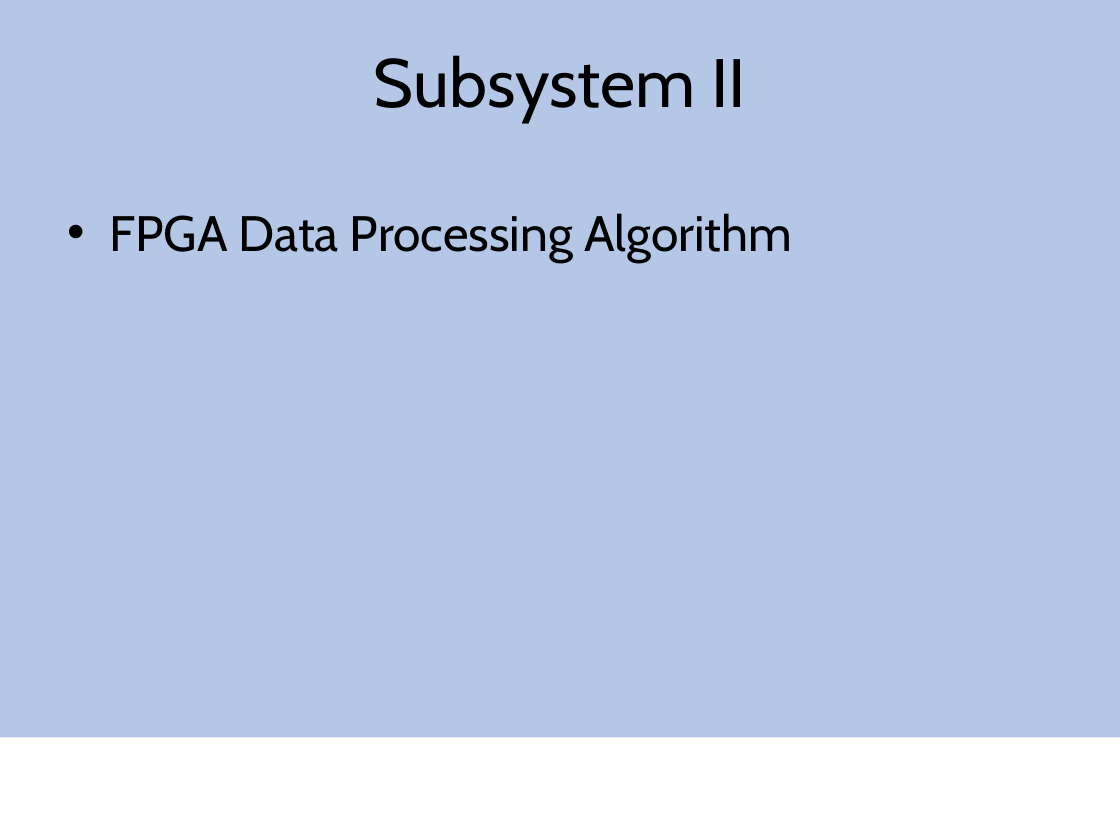
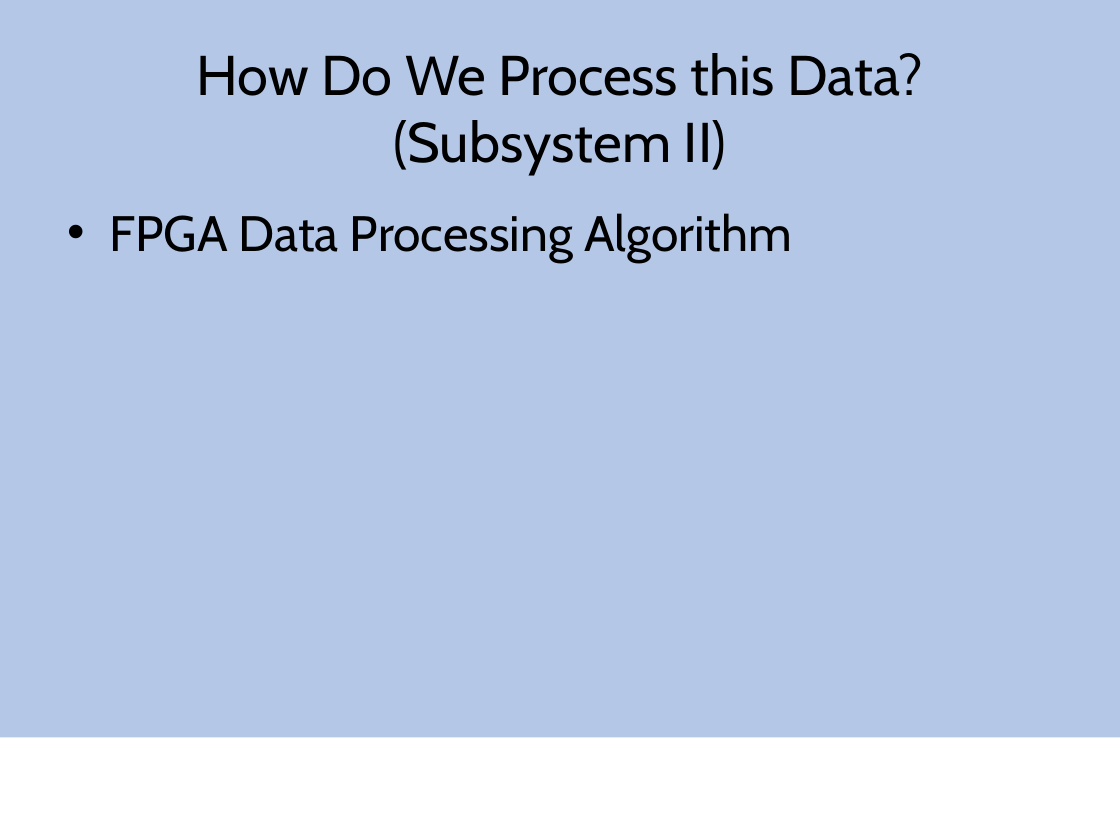
Before and after one commit to mec391/pulseox, a slide deck: slide 22 of capstone.pptx (slide 21 before the commit). Drawn at 1120x840 pixels with LibreOffice and Linux fonts; fonts in the diff are those of the drawing; background and template pictures are left out. Boxes give left, top, right and bottom in pixels: in the first picture for what was removed or moved away, otherwise in the second. Text is boxed around its words. In the diff, an @@ line names an element or a change of style, - is before the commit and + after.

```diff
--- a/capstone.pptx
+++ b/capstone.pptx
@@ title at (197,53,924,174): text changed; size 44 to 36 pt @@
-Subsystem II
+How Do We Process this Data? (Subsystem II)
```
Also in this commit, not shown: 4 other slides changed, 1 slide added.
